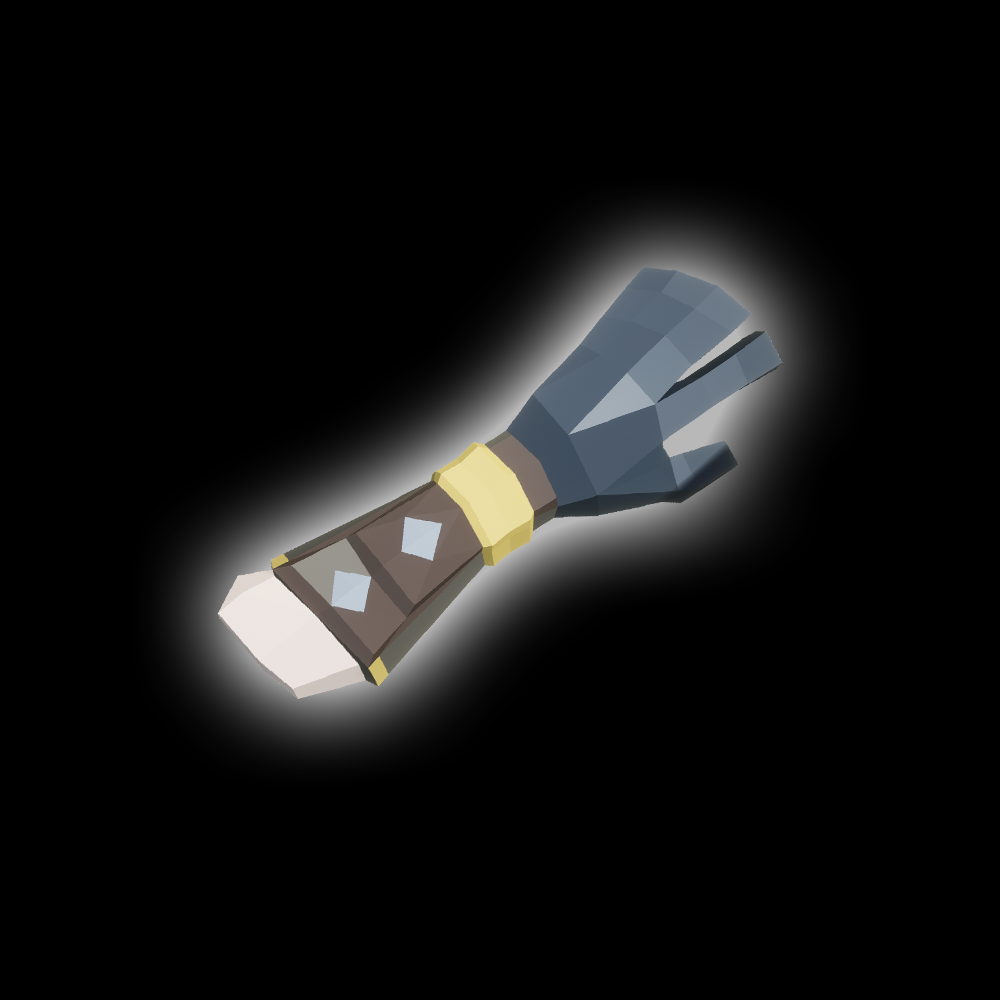
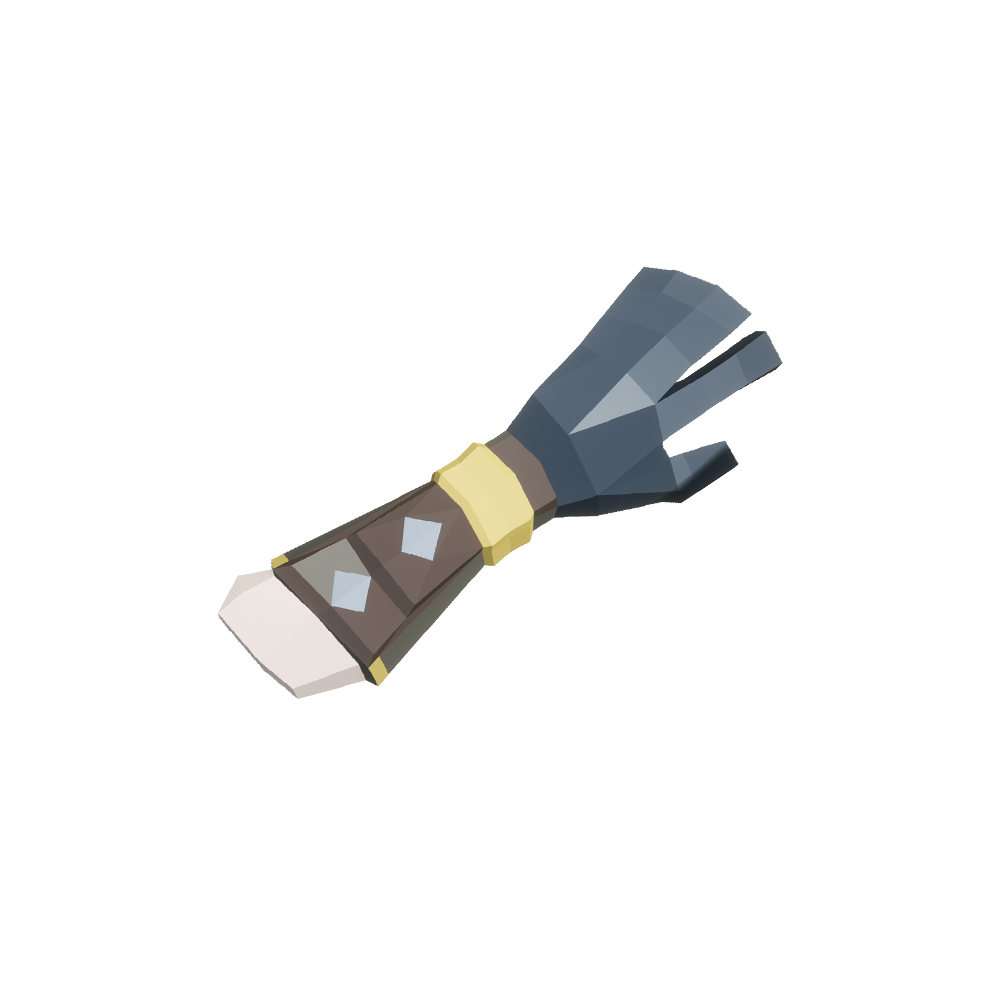
The second 1000x1000 image is a revision of the first. Changes to its layers:
pixels changed over (0, 0, 1000, 1000) (layer not identified)
